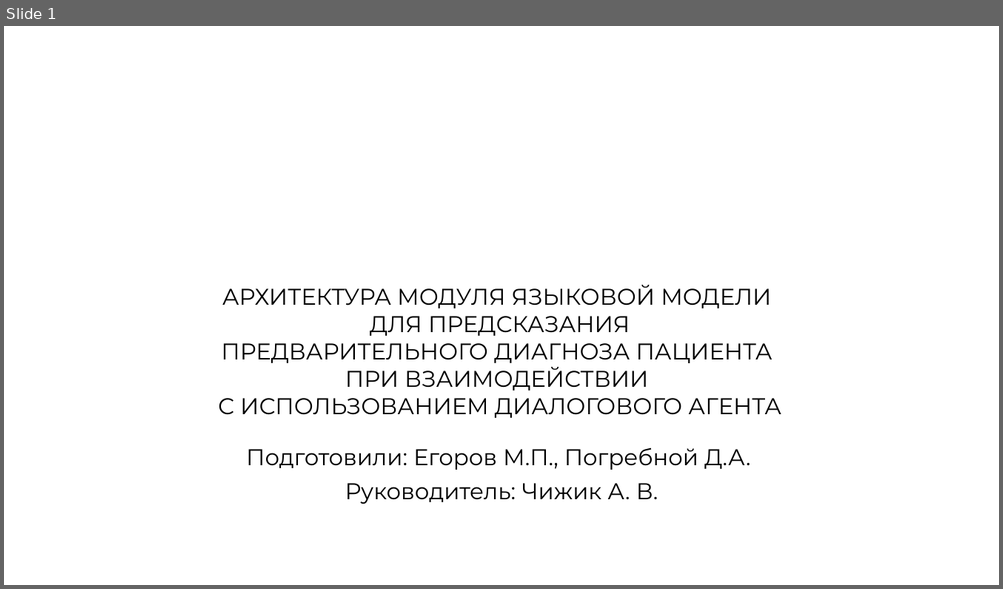
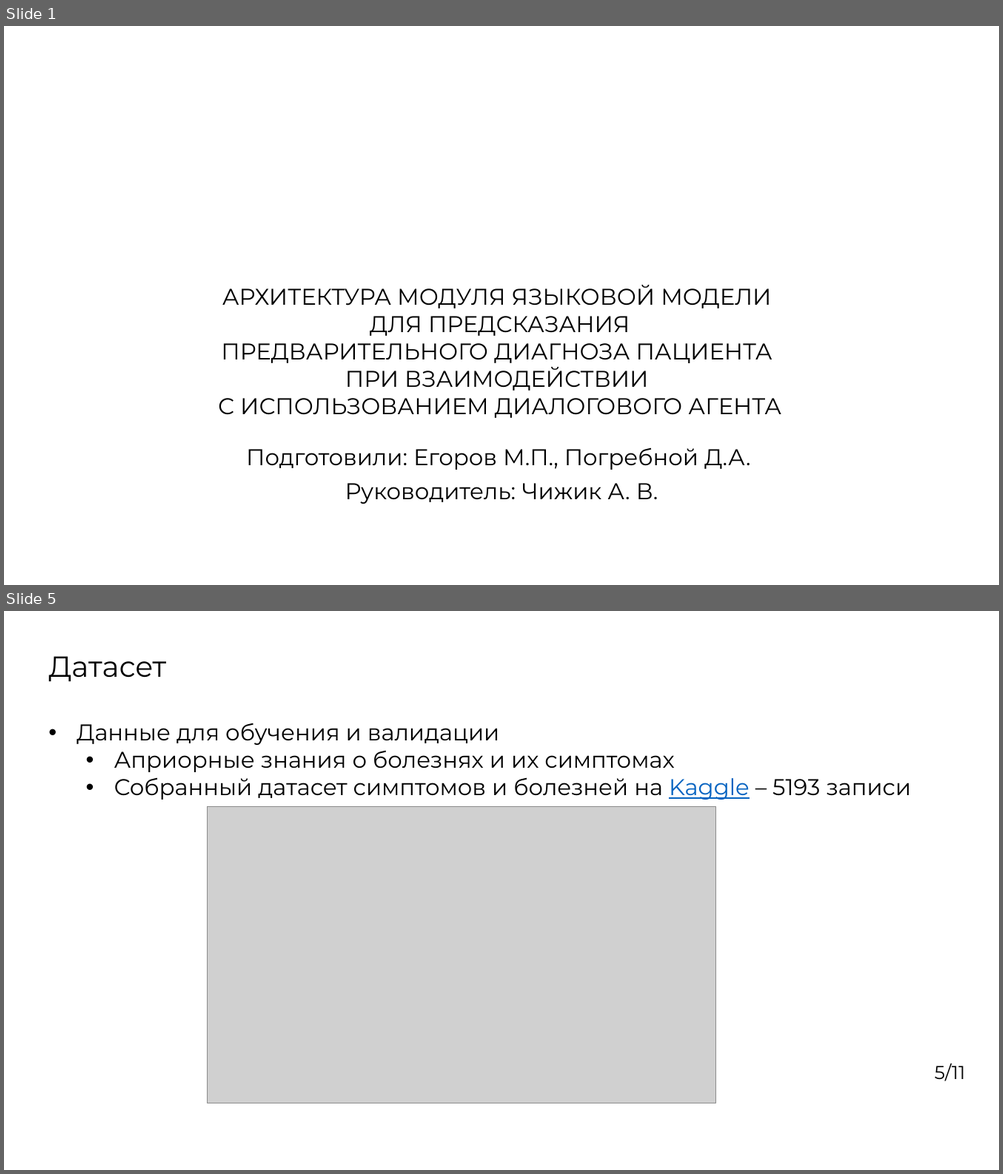
Before and after one commit to NIRMA-PATIENT-INTAKE/disease, a slide deck: presentation materials/КМУ/Егоров М.П, ПогребнойД.А. АРХАРХИТЕКТУРА МОДУЛЯ ЯЗЫКОВОЙ МОДЕЛИ ДЛЯ ПРЕДСКАЗАНИЯ.pptx. Shown one above the other, each under a label of ours: slide 1 before the commit, slides 1 and 5 after it; the slides between them are not shown. The pictures are 1003x589 and 1003x1174 pixels, drawn with LibreOffice and Linux fonts; fonts in the diff are those of the drawing; grey boxes stand for pictures; background and template pictures are left out. Boxes give left, top, right and bottom in pixels: in the first picture for what was removed or moved away, otherwise in the second. Text is boxed around its words. In the diff, an @@ line names an element or a change of style, - is before the commit and + after.

```diff
--- a/presentation materials/КМУ/Егоров М.П, ПогребнойД.А. АРХАРХИТЕКТУРА МОДУЛЯ ЯЗЫКОВОЙ МОДЕЛИ ДЛЯ ПРЕДСКАЗАНИЯ.pptx
+++ b/presentation materials/КМУ/Егоров М.П, ПогребнойД.А. АРХАРХИТЕКТУРА МОДУЛЯ ЯЗЫКОВОЙ МОДЕЛИ ДЛЯ ПРЕДСКАЗАНИЯ.pptx
@@ slide 5 added at [4, 611, 999, 1170], background picture (left out) @@
@@ text added at [48, 656, 166, 681], 28 pt, text #000000 @@
+Датасет
@@ text added at [77, 723, 911, 800], 22 pt, text #000000 @@
+• Данные для обучения и валидации
+  • Априорные знания о болезнях и их симптомах
+  • Собранный датасет симптомов и болезней на Kaggle – 5193 записи
@@ picture added at [208, 807, 716, 1103] @@
@@ text added at [934, 1063, 965, 1082], 18 pt, text #000000 @@
+5/11
```
Also in this commit, not shown: 7 slides changed, 1 other slide added, 2 other files.
